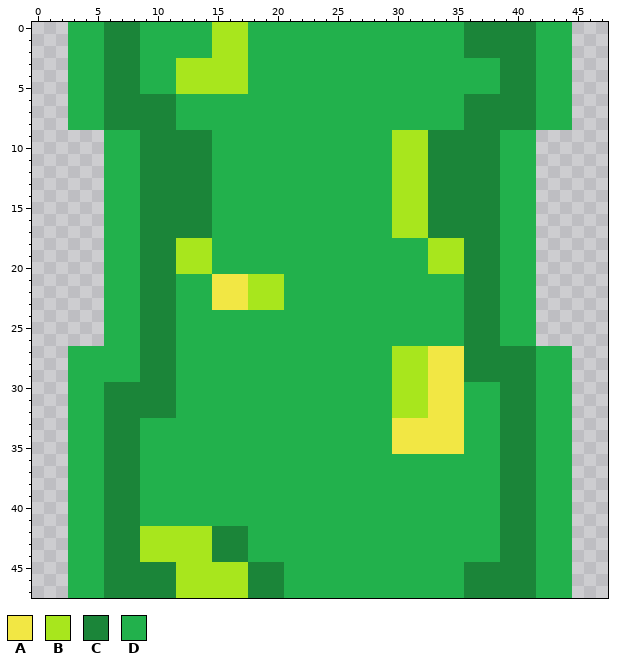
Two versions of one pixel-art sprite, src/main/resources/textures/entities/snake/snake-body.png. Above is the file before it was changed.
The file is 48x48 pixels. Pixels under 10% opacity are left out. Colours within 5 levels of each other are drawn and written as one.
Palette (. is transparent): A #f2e744  B #a8e61d  C #1b8539  D #22b14c
Pixels before, first column x 3:
 0 DDDCCCDDDDDDBBBDDDDDDDDDDDDDDDDDDCCCCCCDDD
 1 DDDCCCDDDDDDBBBDDDDDDDDDDDDDDDDDDCCCCCCDDD
 2 DDDCCCDDDDDDBBBDDDDDDDDDDDDDDDDDDCCCCCCDDD
 3 DDDCCCDDDBBBBBBDDDDDDDDDDDDDDDDDDDDDCCCDDD
 4 DDDCCCDDDBBBBBBDDDDDDDDDDDDDDDDDDDDDCCCDDD
 5 DDDCCCDDDBBBBBBDDDDDDDDDDDDDDDDDDDDDCCCDDD
 6 DDDCCCCCCDDDDDDDDDDDDDDDDDDDDDDDDCCCCCCDDD
 7 DDDCCCCCCDDDDDDDDDDDDDDDDDDDDDDDDCCCCCCDDD
 8 DDDCCCCCCDDDDDDDDDDDDDDDDDDDDDDDDCCCCCCDDD
 9 ...DDDCCCCCCDDDDDDDDDDDDDDDBBBCCCCCCDDD...
10 ...DDDCCCCCCDDDDDDDDDDDDDDDBBBCCCCCCDDD...
11 ...DDDCCCCCCDDDDDDDDDDDDDDDBBBCCCCCCDDD...
12 ...DDDCCCCCCDDDDDDDDDDDDDDDBBBCCCCCCDDD...
13 ...DDDCCCCCCDDDDDDDDDDDDDDDBBBCCCCCCDDD...
14 ...DDDCCCCCCDDDDDDDDDDDDDDDBBBCCCCCCDDD...
15 ...DDDCCCCCCDDDDDDDDDDDDDDDBBBCCCCCCDDD...
16 ...DDDCCCCCCDDDDDDDDDDDDDDDBBBCCCCCCDDD...
17 ...DDDCCCCCCDDDDDDDDDDDDDDDBBBCCCCCCDDD...
18 ...DDDCCCBBBDDDDDDDDDDDDDDDDDDBBBCCCDDD...
19 ...DDDCCCBBBDDDDDDDDDDDDDDDDDDBBBCCCDDD...
20 ...DDDCCCBBBDDDDDDDDDDDDDDDDDDBBBCCCDDD...
21 ...DDDCCCDDDAAABBBDDDDDDDDDDDDDDDCCCDDD...
22 ...DDDCCCDDDAAABBBDDDDDDDDDDDDDDDCCCDDD...
23 ...DDDCCCDDDAAABBBDDDDDDDDDDDDDDDCCCDDD...
24 ...DDDCCCDDDDDDDDDDDDDDDDDDDDDDDDCCCDDD...
25 ...DDDCCCDDDDDDDDDDDDDDDDDDDDDDDDCCCDDD...
26 ...DDDCCCDDDDDDDDDDDDDDDDDDDDDDDDCCCDDD...
27 DDDDDDCCCDDDDDDDDDDDDDDDDDDBBBAAACCCCCCDDD
28 DDDDDDCCCDDDDDDDDDDDDDDDDDDBBBAAACCCCCCDDD
29 DDDDDDCCCDDDDDDDDDDDDDDDDDDBBBAAACCCCCCDDD
30 DDDCCCCCCDDDDDDDDDDDDDDDDDDBBBAAADDDCCCDDD
31 DDDCCCCCCDDDDDDDDDDDDDDDDDDBBBAAADDDCCCDDD
32 DDDCCCCCCDDDDDDDDDDDDDDDDDDBBBAAADDDCCCDDD
33 DDDCCCDDDDDDDDDDDDDDDDDDDDDAAAAAADDDCCCDDD
34 DDDCCCDDDDDDDDDDDDDDDDDDDDDAAAAAADDDCCCDDD
35 DDDCCCDDDDDDDDDDDDDDDDDDDDDAAAAAADDDCCCDDD
36 DDDCCCDDDDDDDDDDDDDDDDDDDDDDDDDDDDDDCCCDDD
37 DDDCCCDDDDDDDDDDDDDDDDDDDDDDDDDDDDDDCCCDDD
38 DDDCCCDDDDDDDDDDDDDDDDDDDDDDDDDDDDDDCCCDDD
39 DDDCCCDDDDDDDDDDDDDDDDDDDDDDDDDDDDDDCCCDDD
40 DDDCCCDDDDDDDDDDDDDDDDDDDDDDDDDDDDDDCCCDDD
41 DDDCCCDDDDDDDDDDDDDDDDDDDDDDDDDDDDDDCCCDDD
42 DDDCCCBBBBBBCCCDDDDDDDDDDDDDDDDDDDDDCCCDDD
43 DDDCCCBBBBBBCCCDDDDDDDDDDDDDDDDDDDDDCCCDDD
44 DDDCCCBBBBBBCCCDDDDDDDDDDDDDDDDDDDDDCCCDDD
45 DDDCCCCCCBBBBBBCCCDDDDDDDDDDDDDDDCCCCCCDDD
46 DDDCCCCCCBBBBBBCCCDDDDDDDDDDDDDDDCCCCCCDDD
47 DDDCCCCCCBBBBBBCCCDDDDDDDDDDDDDDDCCCCCCDDD
After the commit:
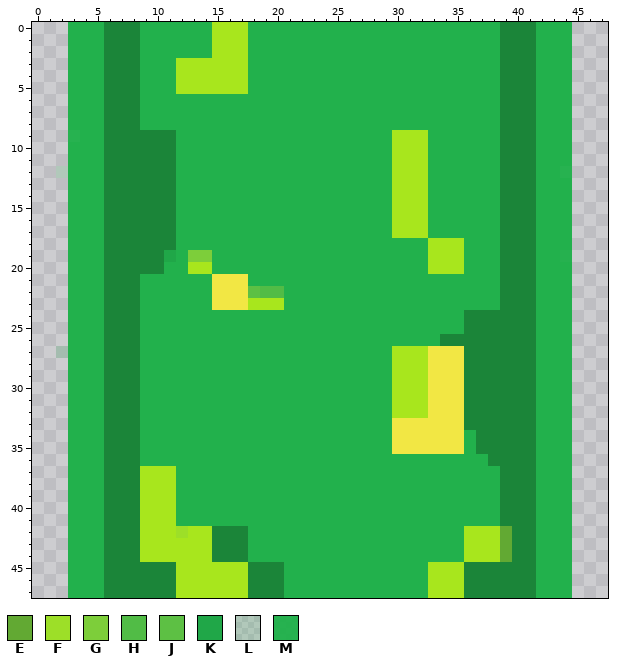
Colours new in this view: E #62a933  F #9ddf28  G #7dce3a  H #51bc46  J #5dc044  K #20a748  L #22b14c2a  M #22b14cf8
From old to new:
y 0..2: x 36..38 CCC -> DDD
y 6..8: x 9..11 CCC -> DDD; x 36..38 CCC -> DDD
y 9: x 3..8 ...DDD -> MDDCCC; x 12..14 CCC -> DDD; x 33..44 CCCCCCDDD... -> DDDDDDCCCDDD
y 10..11: x 3..8 ...DDD -> DDDCCC; x 12..14 CCC -> DDD; x 33..44 CCCCCCDDD... -> DDDDDDCCCDDD
y 12: x 2..8 ....DDD -> LDDDCCC; x 12..14 CCC -> DDD; x 33..44 CCCCCCDDD... -> DDDDDDCCCDDM
y 13..17: x 3..8 ...DDD -> DDDCCC; x 12..14 CCC -> DDD; x 33..44 CCCCCCDDD... -> DDDDDDCCCDDD
y 18: x 3..8 ...DDD -> DDDCCC; x 12..14 BBB -> DDD; x 36..44 CCCDDD... -> DDDCCCDDD
y 19: x 3..8 ...DDD -> DDDCCC; x 11..14 CBBB -> KDGG; x 36..44 CCCDDD... -> DDDCCCDDM
y 20: x 3..8 ...DDD -> DDDCCC; x 11..12 CB -> DD; x 36..44 CCCDDD... -> DDDCCCDDD
y 21: x 3..11 ...DDDCCC -> DDDCCCDDD; x 18..20 BBB -> DDD; x 36..44 CCCDDD... -> DDDCCCDDD
y 22: x 3..11 ...DDDCCC -> DDDCCCDDD; x 18..20 BBB -> JHH; x 36..44 CCCDDD... -> DDDCCCDDD
y 23: x 3..11 ...DDDCCC -> DDDCCCDDD; x 36..44 CCCDDD... -> DDDCCCDDD
y 24..25: x 3..11 ...DDDCCC -> DDDCCCDDD; x 39..44 DDD... -> CCCDDD
y 26: x 3..11 ...DDDCCC -> DDDCCCDDD; x 34..35 DD -> CC; x 39..44 DDD... -> CCCDDD
y 27: x 2 . -> L; x 6..11 DDDCCC -> CCCDDD
y 28..29: x 6..11 DDDCCC -> CCCDDD
y 30..32: x 9..11 CCC -> DDD; x 36..38 DDD -> CCC
y 33: x 36..38 DDD -> CCC
y 34..35: x 37..38 DD -> CC
y 36: x 38 D -> C
y 37..41: x 9..11 DDD -> BBB
y 42: x 12 B -> F; x 36..39 DDDC -> BBBE
y 43..44: x 36..39 DDDC -> BBBE
y 45..47: x 33..35 DDD -> BBB
Changed places in both pictures, as pixel boxes (x1, y1, x2, y2):
changed: (464, 22, 500, 58)
changed: (56, 94, 212, 418)
changed: (428, 94, 572, 346)
changed: (248, 274, 284, 298)
changed: (464, 382, 500, 466)
changed: (140, 466, 188, 538)
changed: (428, 526, 512, 598)
